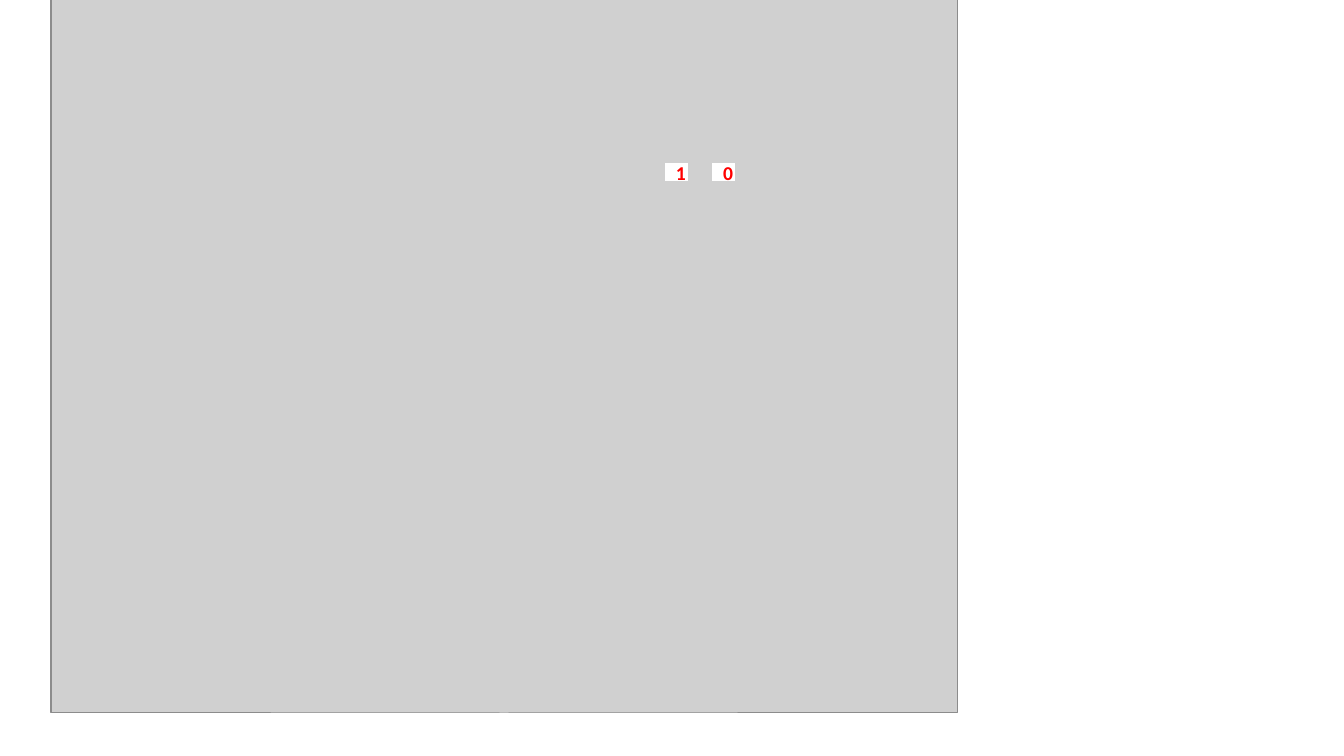
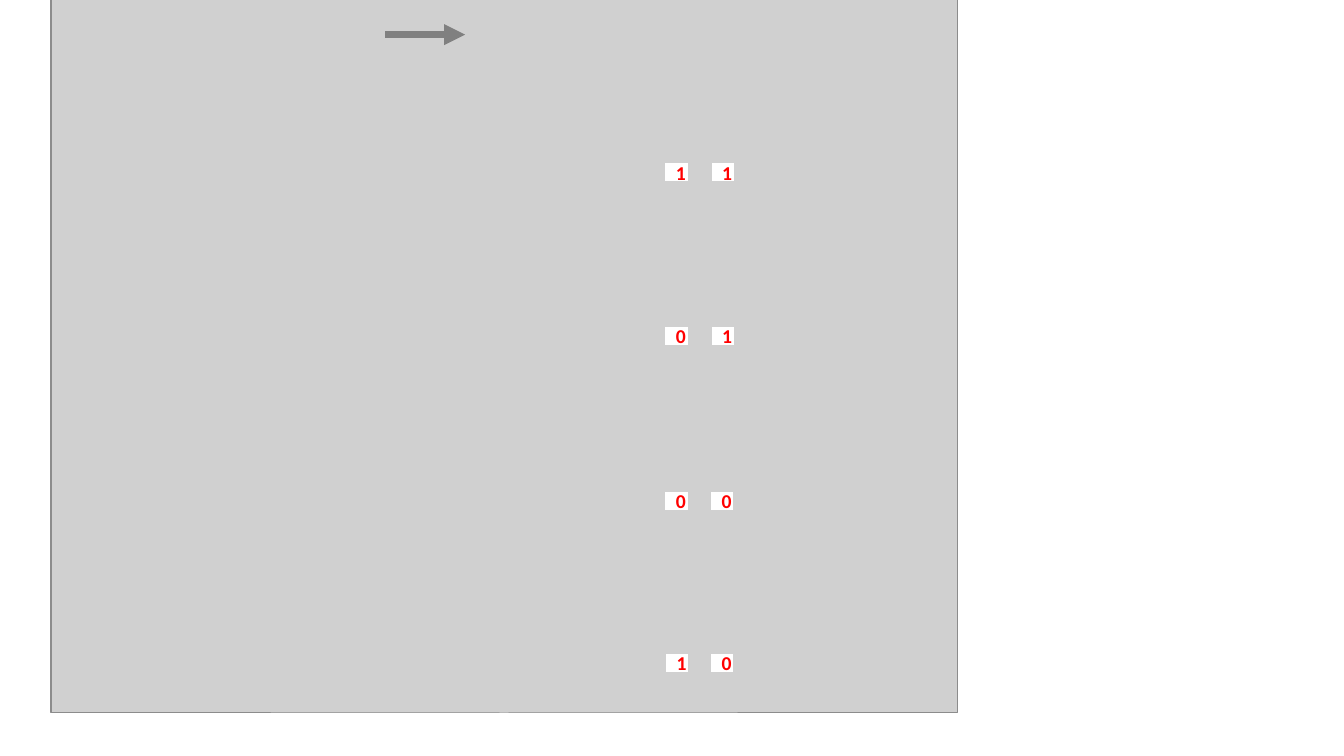
Before and after one commit to SeeedDocument/Grove-Optical_Rotary_Encoder-TCUT1600X01, a slide deck: slide 2 of img/pin_map.pptx. Drawn at 1344x756 pixels with LibreOffice and Linux fonts; fonts in the diff are those of the drawing; grey boxes stand for pictures. Boxes give left, top, right and bottom in pixels: in the first picture for what was removed or moved away, otherwise in the second. Text is boxed around its words. In the diff, an @@ line names an element or a change of style, - is before the commit and + after.

```diff
--- a/img/pin_map.pptx
+++ b/img/pin_map.pptx
@@ arrow added from (385, 34) to (465, 34), #808080 5 pt @@
@@ rectangle added at (713, 164, 734, 180), fill #FFFFFF, outline #FFFFFF 1 pt, 14 pt, text #FF0000, bold @@
+1
@@ rectangle "0": place and size @@
-rectangle "0" at (713, 164, 734, 180)
+rectangle "0" at (666, 328, 688, 344)
@@ rectangle added at (713, 328, 734, 344), fill #FFFFFF, outline #FFFFFF 1 pt, 14 pt, text #FF0000, bold @@
+1
@@ rectangle added at (666, 493, 688, 509), fill #FFFFFF, outline #FFFFFF 1 pt, 14 pt, text #FF0000, bold @@
+0
@@ rectangle added at (712, 493, 733, 509), fill #FFFFFF, outline #FFFFFF 1 pt, 14 pt, text #FF0000, bold @@
+0
@@ rectangle added at (667, 654, 689, 670), fill #FFFFFF, outline #FFFFFF 1 pt, 14 pt, text #FF0000, bold @@
+1
@@ rectangle added at (712, 654, 733, 670), fill #FFFFFF, outline #FFFFFF 1 pt, 14 pt, text #FF0000, bold @@
+0
```
Also in this commit, not shown: 1 other slide changed, 5 other files.
